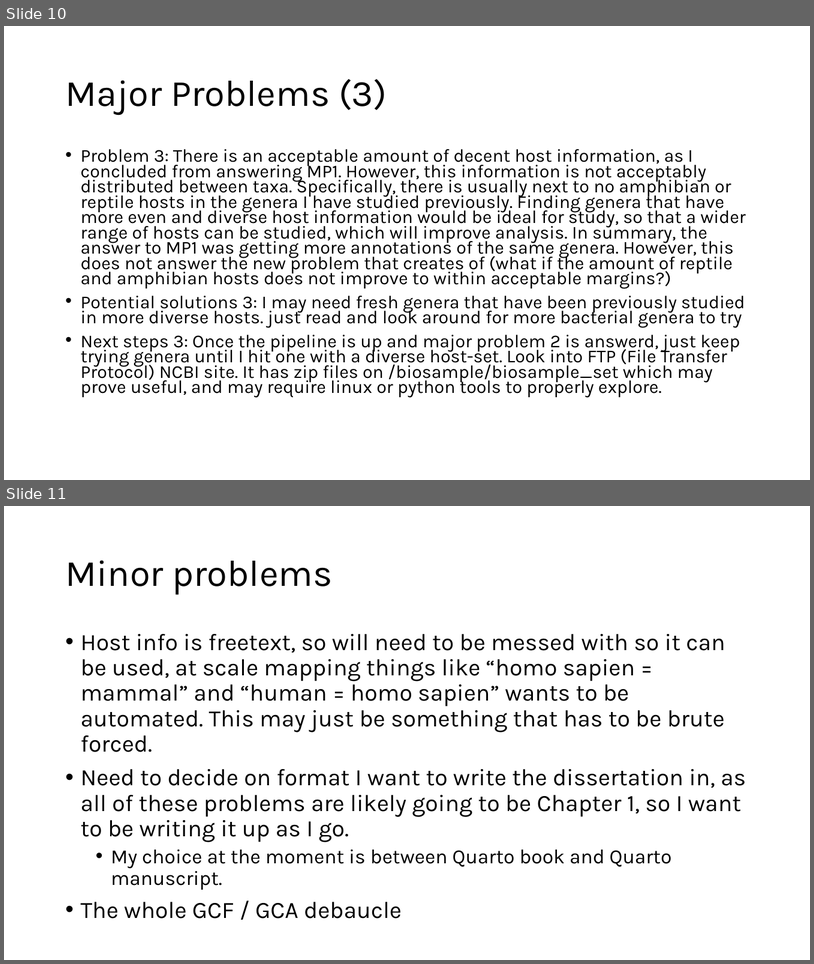
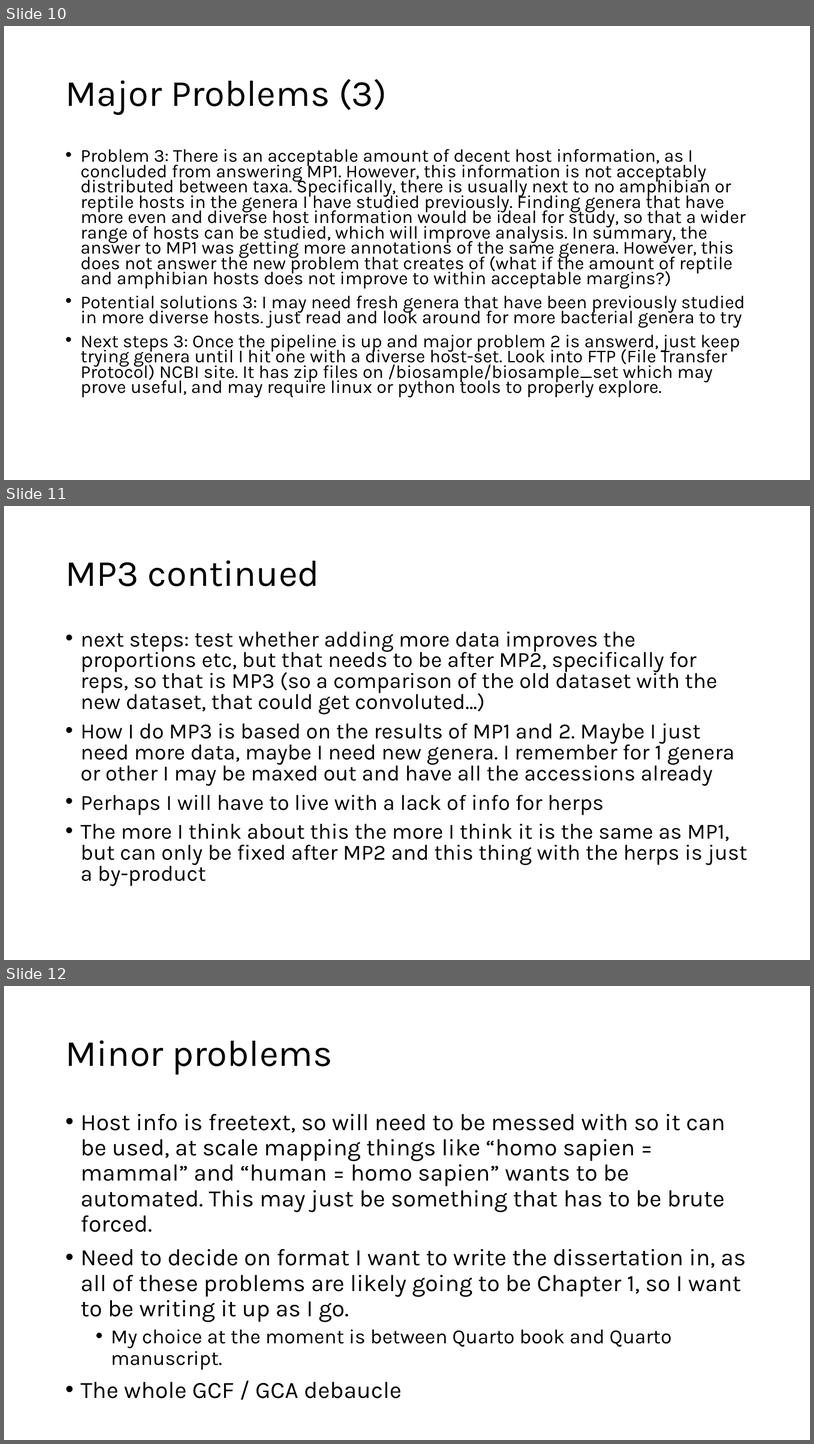
Before and after one commit to tobiasnunn/undergrad_dissertation, a slide deck: 06_notebooks/dissertation_plan [Autosaved].pptx. Shown one above the other, each under a label of ours: slides 10 and 11 before the commit, slides 10, 11 and 12 after it. The pictures are 814x964 and 814x1444 pixels, drawn with LibreOffice and Linux fonts; fonts in the diff are those of the drawing. Boxes give left, top, right and bottom in pixels: in the first picture for what was removed or moved away, otherwise in the second. Text is boxed around its words. In the diff, an @@ line names an element or a change of style, - is before the commit and + after.

```diff
--- a/06_notebooks/dissertation_plan [Autosaved].pptx
+++ b/06_notebooks/dissertation_plan [Autosaved].pptx
@@ slide 11 added at <box>4,506,810,960</box>, background #FFFFFF @@
@@ title added at <box>65,560,320,586</box>, 44 pt, text #000000 @@
+MP3 continued
@@ text added at <box>81,631,748,886</box>, 25.9 pt, text #000000 @@
+• next steps: test whether adding more data improves the proportions etc, but that needs to be after MP2, specifically for reps, so that is MP3 (so a comparison of the old dataset with the new dataset, that could get convoluted…)
+• How I do MP3 is based on the results of MP1 and 2. Maybe I just need more data, maybe I need new genera. I remember for 1 genera or other I may be maxed out and have all the accessions already
+• Perhaps I will have to live with a lack of info for herps
+• The more I think about this the more I think it is the same as MP1, but can only be fixed after MP2 and this thing with the herps is just a by-product
@@ what was slide 11 is now slide 12 @@
```
Also in this commit, not shown: 5 other files.
